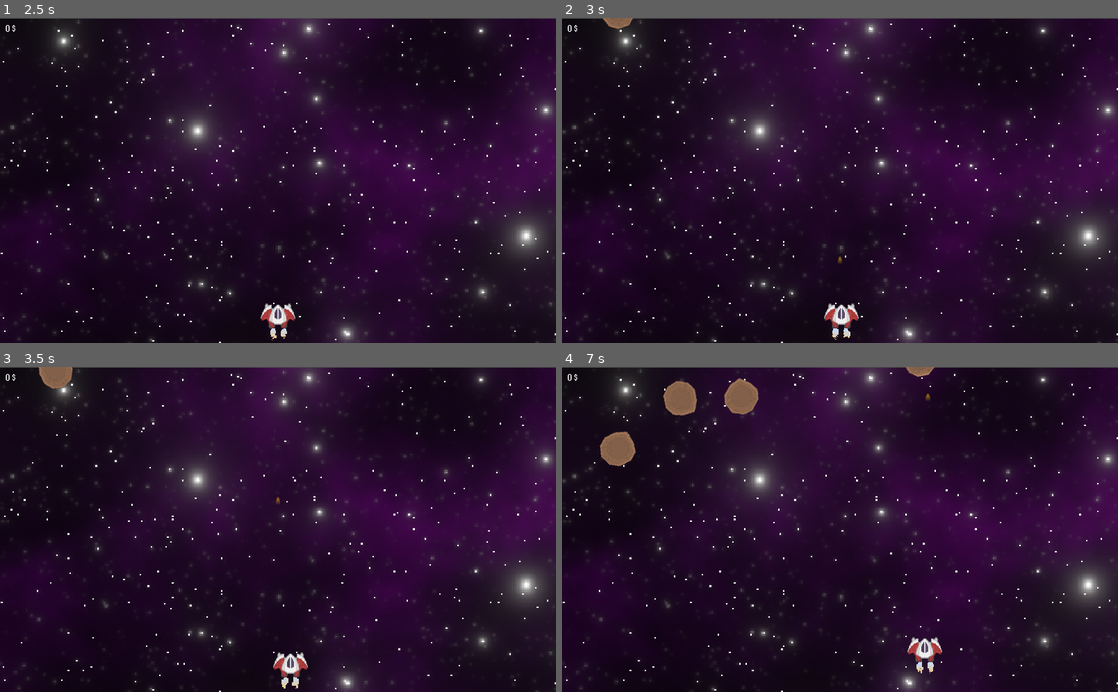
Above: before the commit, frames 1-4 (two rows, left to right).
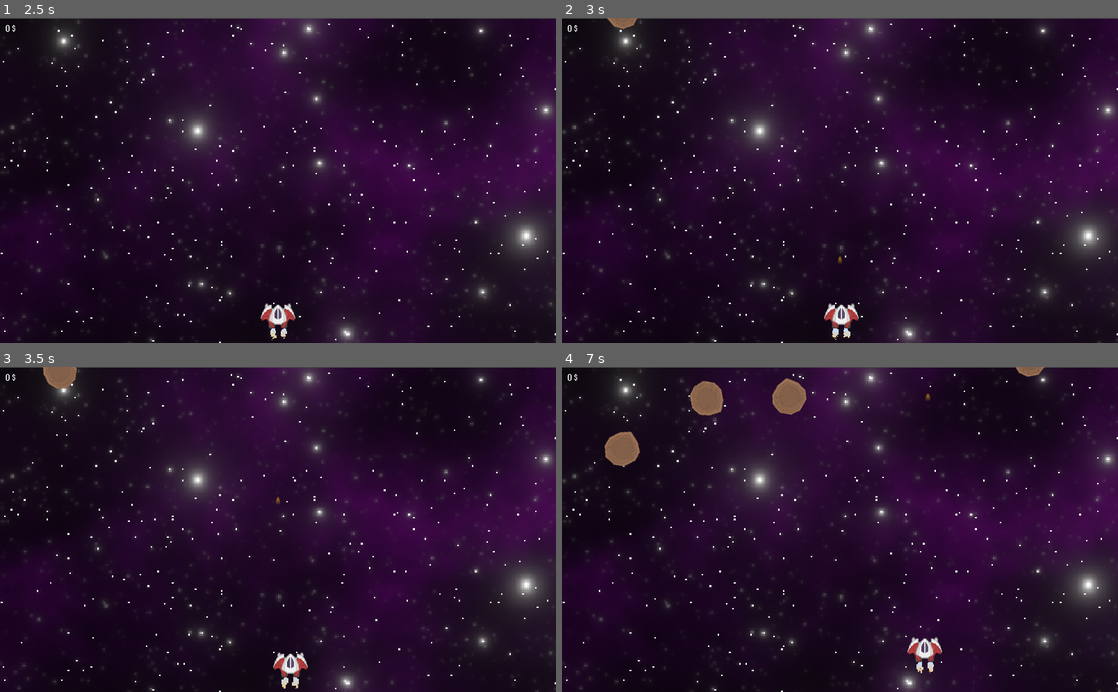
Above: after the commit, the same moments.

Repository: Kessinen/HCSSpace-Origins
Game: Godot game, scene res://Menus/Mainmenu.tscn
The game is run twice, just before and just after one commit, with the same random seed, the same clock (stepped at 60 frames per second) and the same inputs.
Inputs:
- Up to frame 1 (2.5 s): click "New Game" at 0.5 s; click "1" at 1.25 s; click "Launch" at 2 s
- Up to frame 2 (3 s): hold D (move_right) from 2.78 s (still down); hold Space (shoot) from 2.78 s (still down)
- Up to frame 3 (3.5 s): keep holding D (move_right); keep holding Space (shoot)
- Up to frame 4 (7 s): release D (move_right) at 3.53 s; release Space (shoot) at 3.53 s; hold S (move_down) 3.53-4.28 s; tap Space (shoot) at 3.6, 5.1, 6.6 s; hold D (move_right) 4.28-5.03 s; hold Space (shoot) 4.28-5.03 s; hold W (move_up) 5.03-5.78 s; hold Space (shoot) 5.78-6.53 s; hold A (move_left) from 5.78 s (still down)

Frame 1 is identical in both runs. In frame 2, less than 0.1% of the frame differs, in the area x 7-14%, y 0-4%; in frame 3, 0.1%; in frame 4, 2.4%, in the area x 6-87%, y 0-31%.

Commit message:
FIX Enemies spawn outside visible viewport

Diff:
--- a/src/Enemies/Spawner.gd
+++ b/src/Enemies/Spawner.gd
@@ -10,7 +10,10 @@
 		"Asteroid":
 			for i in range(Amount):
 				var enemy = plAsteroid.instance()
-				enemy.position.x = rand_range(spawnMargin,get_viewport().size.x - spawnMargin)
+				var spawnpoint = rand_range(spawnMargin,get_viewport().get_visible_rect().size.x - spawnMargin)
+
+				enemy.position.x = spawnpoint
+				print("Enemy spawned at ", spawnpoint)
 				enemy.position.y = -50
 				enemies.append(enemy)
 
